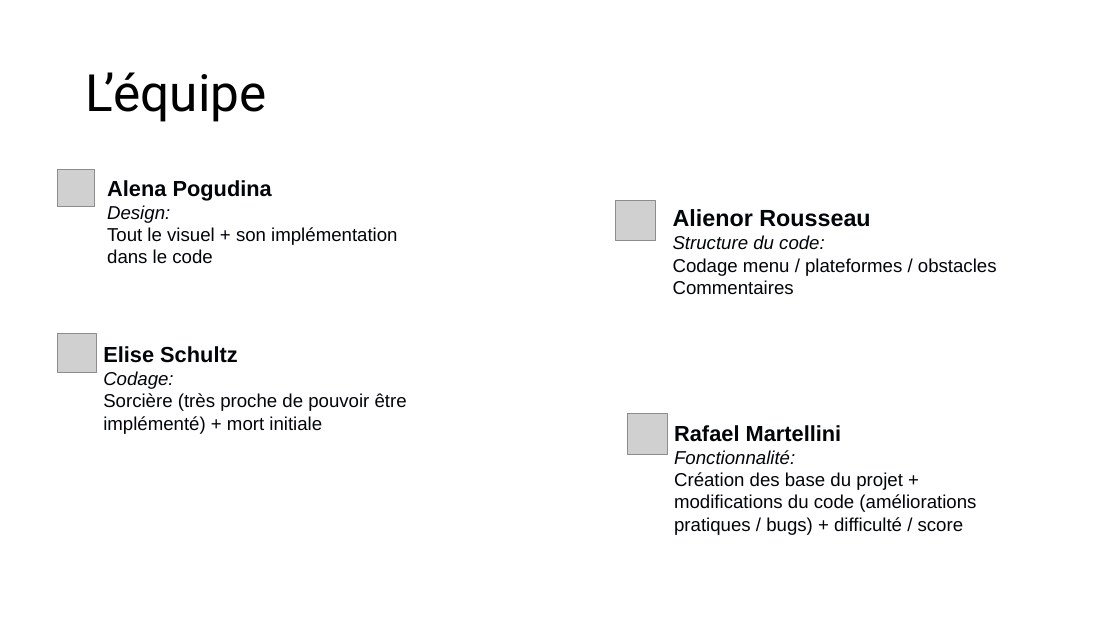
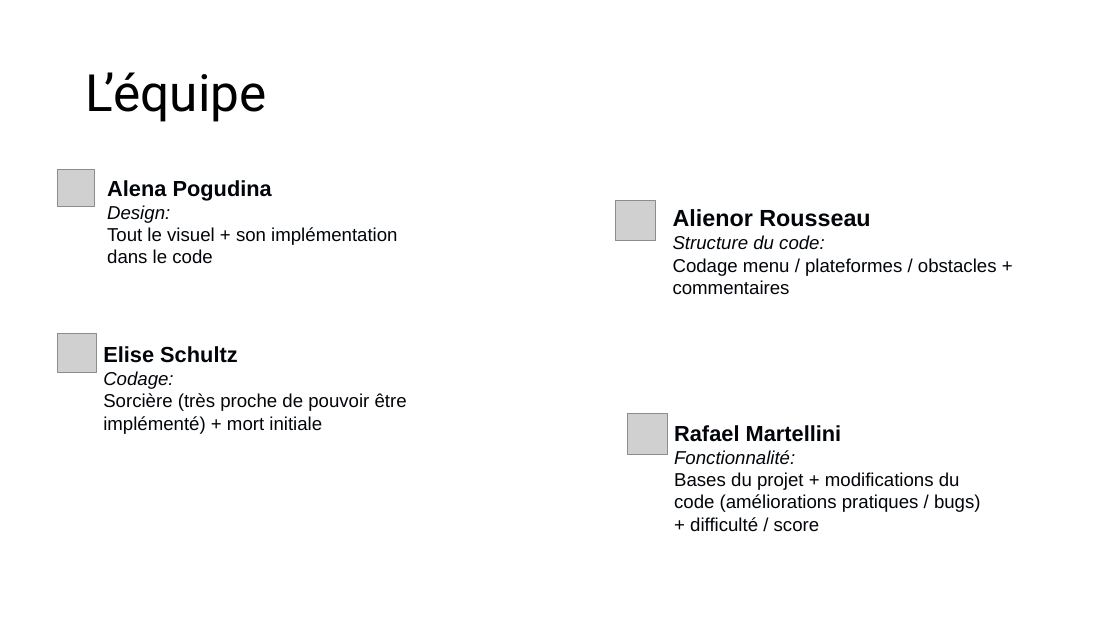
Before and after one commit to alenalecaca/Hansel-and-gretel, a slide deck: slide 3 of Hansel-Gretel.pptx. Drawn at 1120x630 pixels with LibreOffice and Linux fonts; fonts in the diff are those of the drawing; grey boxes stand for pictures. Boxes give left, top, right and bottom in pixels: in the first picture for what was removed or moved away, otherwise in the second. Text is boxed around its words. In the diff, an @@ line names an element or a change of style, - is before the commit and + after.

```diff
--- a/Hansel-Gretel.pptx
+++ b/Hansel-Gretel.pptx
@@ text at box(673, 258, 997, 295): text changed @@
-Codage menu / plateformes / obstacles
-Commentaires
+Codage menu / plateformes / obstacles + commentaires
@@ text at box(674, 472, 981, 532): text changed @@
-Création des base du projet + modifications du code (améliorations pratiques / bugs) + difficulté / score
+Bases du projet + modifications du code (améliorations pratiques / bugs) + difficulté / score
```
